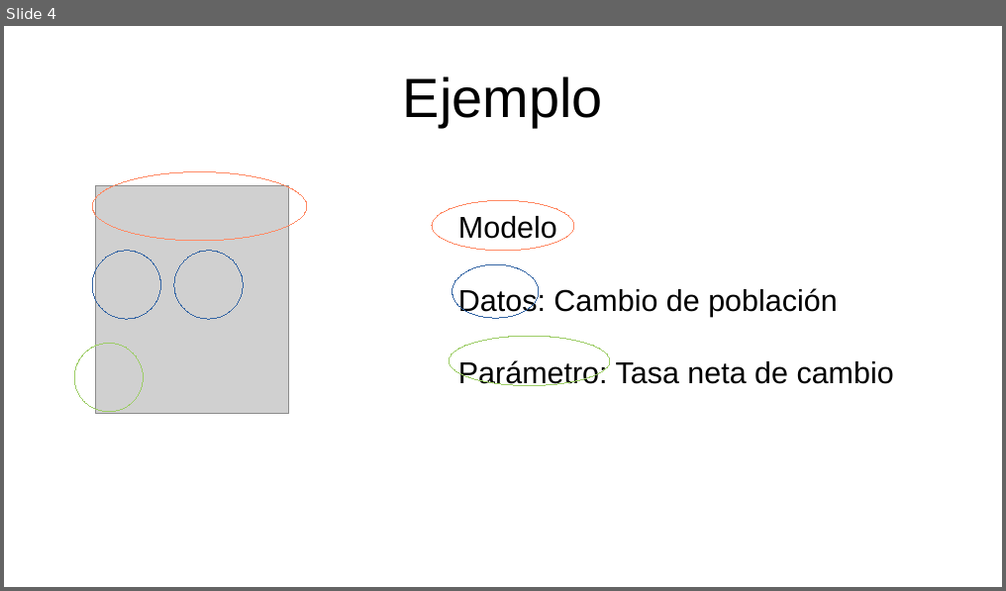
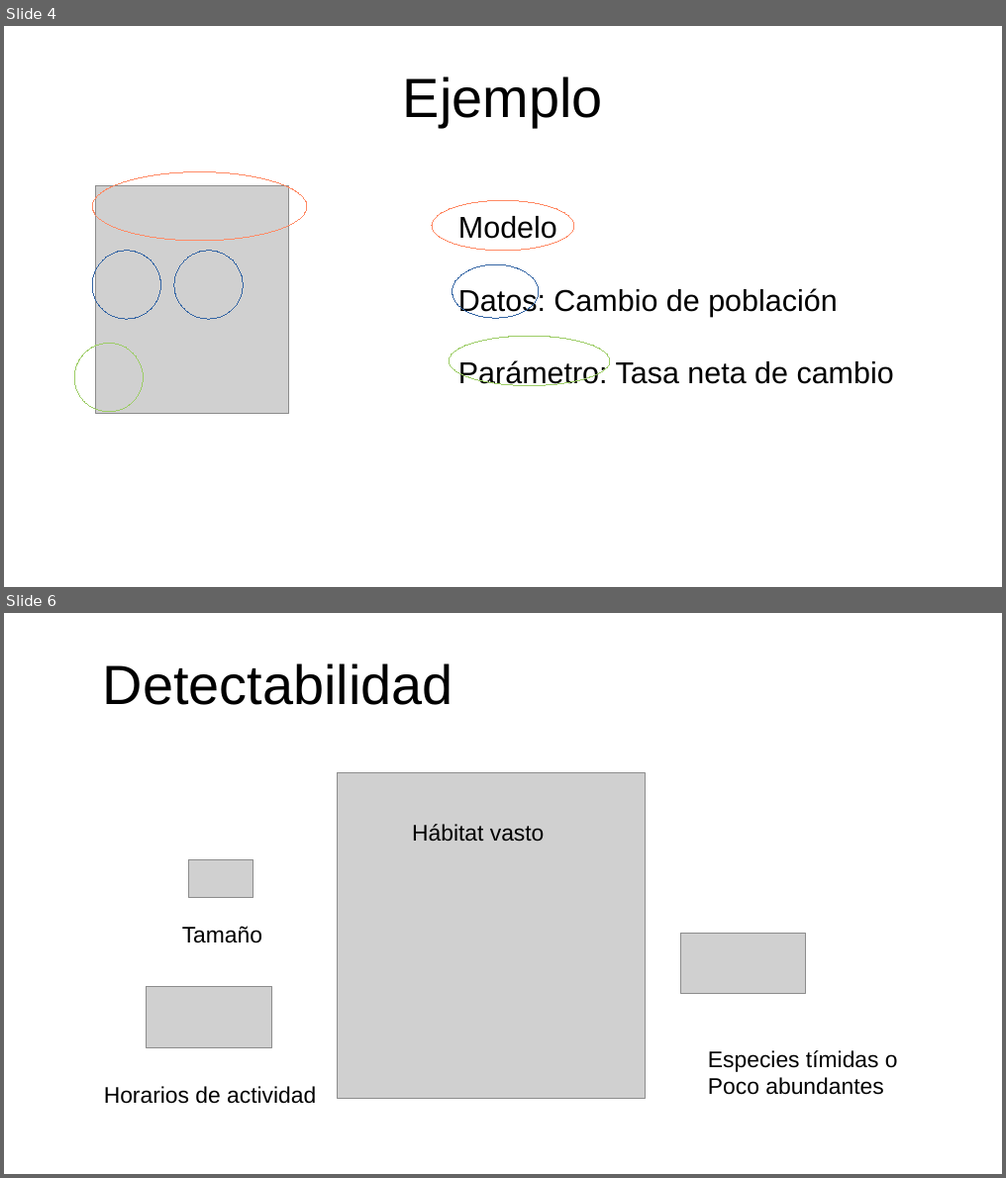
Before and after one commit to gerardommc/Ecologia-poblaciones, a slide deck: Unidad-2/Estimacion-tamano.odp. Shown one above the other, each under a label of ours: slide 4 before the commit, slides 4 and 6 after it; the slides between them are not shown. The pictures are 1006x591 and 1006x1178 pixels, drawn with LibreOffice and Linux fonts; fonts in the diff are those of the drawing; grey boxes stand for pictures. Boxes give left, top, right and bottom in pixels: in the first picture for what was removed or moved away, otherwise in the second. Text is boxed around its words. In the diff, an @@ line names an element or a change of style, - is before the commit and + after.

```diff
--- a/Unidad-2/Estimacion-tamano.odp
+++ b/Unidad-2/Estimacion-tamano.odp
@@ slide 6 added at (4, 613, 1002, 1174), background #FFFFFF @@
@@ title added at (103, 663, 453, 705), 44 pt, text #000000 @@
+Detectabilidad
@@ picture added at (338, 773, 647, 1099) @@
@@ text added at (412, 824, 545, 842), 18 pt, text #000000 @@
+Hábitat vasto
@@ picture added at (189, 861, 253, 898) @@
@@ text added at (182, 926, 262, 944), 18 pt, text #000000 @@
+Tamaño
@@ picture added at (681, 934, 806, 993) @@
@@ picture added at (147, 987, 272, 1048) @@
@@ text added at (708, 1051, 898, 1095), 18 pt, text #000000 @@
+Especies tímidas o
+Poco abundantes
@@ text added at (104, 1086, 316, 1104), 18 pt, text #000000 @@
+Horarios de actividad
```
Also in this commit, not shown: 7 other slides added, 1 slide removed, 11 other files.
